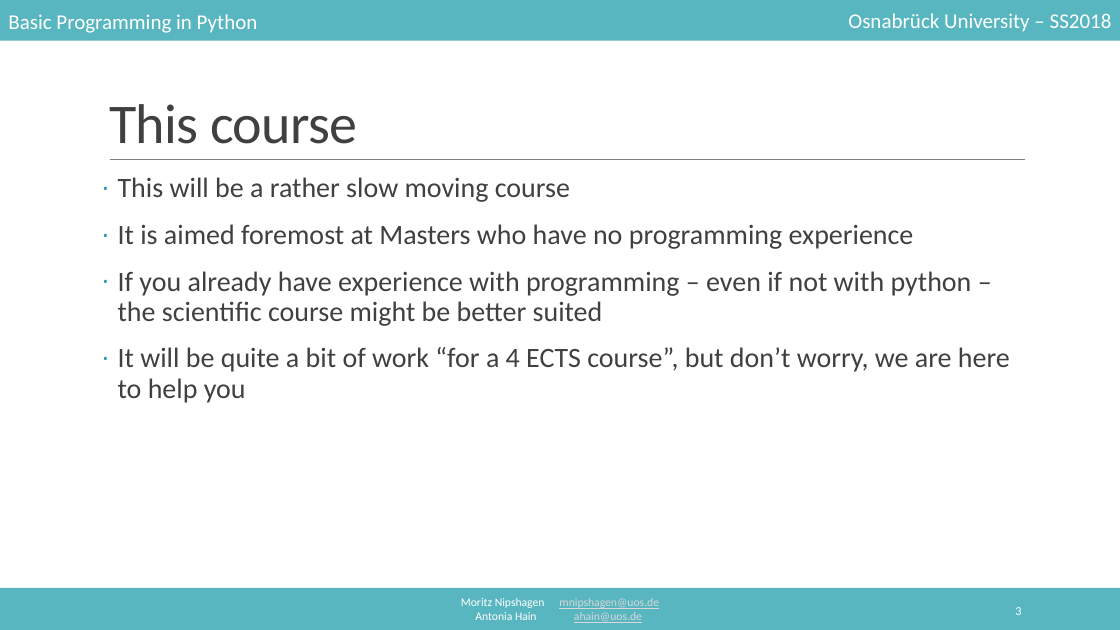
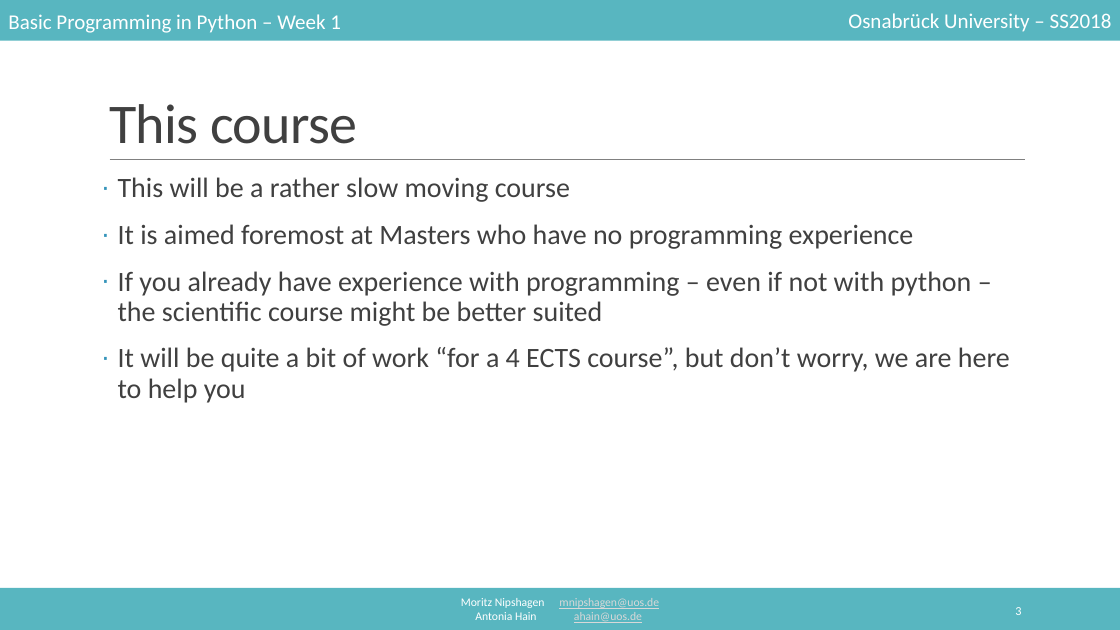
Before and after one commit to mnipshagen/monty, a slide deck: slide 3 of 2018/01/Hello_World.pptx. Drawn at 1120x630 pixels with LibreOffice and Linux fonts; fonts in the diff are those of the drawing. Boxes give left, top, right and bottom in pixels: in the first picture for what was removed or moved away, otherwise in the second. Text is boxed around its words. In the diff, an @@ line names an element or a change of style, - is before the commit and + after.

```diff
--- a/2018/01/Hello_World.pptx
+++ b/2018/01/Hello_World.pptx
@@ text at bbox=[8, 14, 341, 33]: text changed @@
-Basic Programming in Python
+Basic Programming in Python – Week 1
```
Also in this commit, not shown: 2 other slides changed, 17 slides added, 13 other files.
